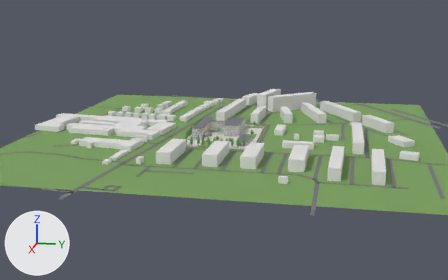
The Blender file tools/campus3d/blender/mk-179.blend as it was, and as the next commit left it.
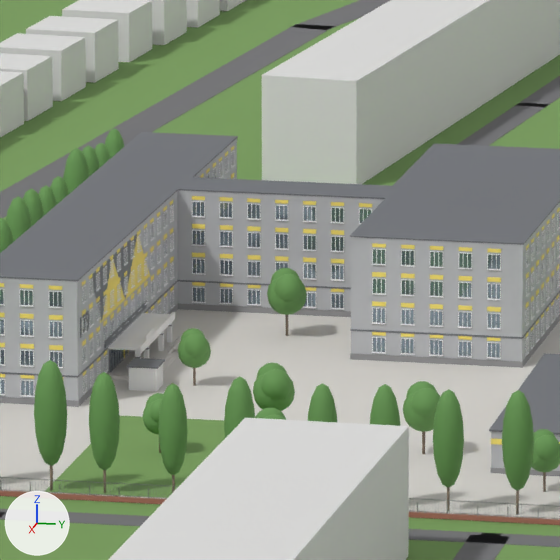
Each version is shown from a 50 mm lens placed at (781.5, 142.6, 186.1), pointed at (5.5, -12.6, -7.9), then close up on the part from 43% to 54% of the width and 38% to 55% of the height. The lights are fixed; the arrows at lower left show +X, +Y and +Z. The last two pictures show the newer version.

The first close-up shows 'Hovli_bruschatka', 'Kiosk', 'Kiosk_tom', 'Kochalar', 'Maktab_devor', 'Maktab_oynalar', 'Maktab_parapet', 'Maktab_parapet_qopqoq', 'Maktab_romlar', 'Maktab_sariq_panellar', 'Maysa.002', 'Qoshni_bino.002', 'Qoshni_bino.006', 'Yer' and 75 more.
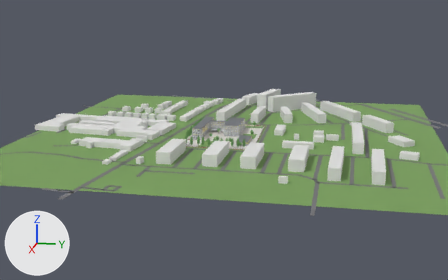
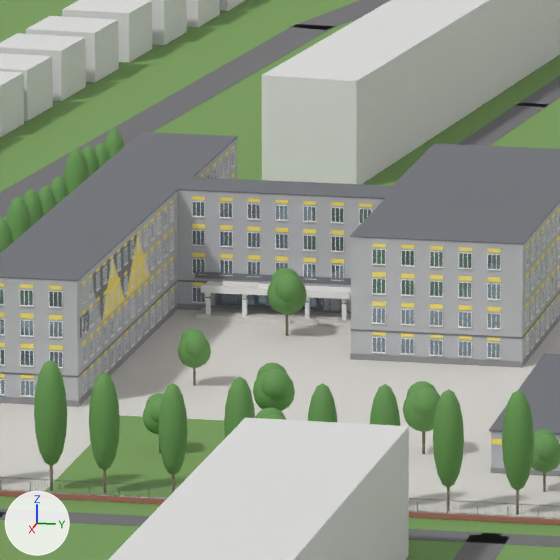
ob_kirish_asos is not drawn itself; it is the parent of ob_kirish_maydoncha, ob_zina, ob_zina_001, ob_zina_002, ob_pandus, ob_perilalar, ob_kirish_vitraj, ob_kirish_romlar.

Pixel boxes (x1, y1, x2, y2) of what changed, in the close-ups (560 x 560 px; the box of a moved part takes in the faces that stretch with it):
'Kirish_maydoncha', moved, turned: before (109, 339, 181, 380); after (196, 307, 351, 326)
'Soyabon', moved, turned: before (108, 313, 170, 351); after (205, 281, 351, 296)
'Soyabon_fassiya', moved, turned: before (139, 312, 175, 353); after (201, 285, 350, 299)
'Toq_lenta', moved, turned: before (104, 301, 147, 348); after (195, 271, 351, 285)
'Kirish_vitraj', moved, turned: before (110, 349, 130, 372); after (216, 293, 324, 310)
'Kiosk', deleted: before (129, 363, 163, 391)
'Ustunlar', moved, turned: before (135, 323, 172, 358); after (206, 293, 347, 320)
'Kiosk_tom', deleted: before (127, 358, 165, 369)
'Banner', moved, turned: before (146, 328, 154, 340); after (223, 281, 258, 288)
'Zina.001', moved, turned: before (163, 356, 173, 367); after (212, 318, 290, 323)
'Kirish_romlar', moved, turned: before (109, 349, 128, 370); after (215, 293, 341, 312)
'Zina.002', moved, turned (mostly hidden before): before (163, 357, 176, 372); after (211, 320, 292, 325)
'Zina', moved, turned: before (163, 354, 170, 360); after (213, 316, 292, 322)
'Perilalar', moved, turned: before (168, 336, 180, 348); after (290, 314, 343, 328)
'Pandus', moved, turned (mostly hidden before): before (173, 345, 179, 351); after (317, 322, 351, 327)
'Ustun_halqalar', moved, turned: before (135, 325, 172, 358); after (205, 297, 347, 304)
part 1 of me_maktab_romlar, moved or reshaped: before (117, 201, 344, 327); after (111, 201, 317, 361)
part 2 of me_maktab_oynalar, moved or reshaped: before (110, 318, 114, 335); after (111, 349, 114, 365)
part 3 of me_maktab_oynalar, moved or reshaped (not visible before): after (117, 343, 121, 359)
part 4 of me_maktab_oynalar, moved or reshaped: before (157, 202, 343, 308); after (150, 202, 316, 320)
part 5 of me_maktab_sariq_panellar, moved or reshaped: before (157, 196, 344, 298); after (150, 196, 316, 310)

Edits to the bpy script that builds the scene:
```text
Change me_maktab_romlar:
    where me_maktab_romlar.from_pydata(...)  # 23016 vertices, 17262 faces; spans x -35.8..42.0, y -46.4..8.7, z 0.9..12.6
    used by ob_maktab_romlar; parent = ob_mk179_asos; location = (0.0, 0.0, 0.0)
    me_maktab_romlar part 1: 2944 of 23016 vertices moved; they spanned x -5.5..23.8, y -35.0..-15.6, z 0.9..12.6 and now span x -5.5..27.0, y -35.0..-18.8, z 0.9..12.6; mean shift (2.4, -1.2, 0.1); largest move (-5.5, -33.1, 0.9) -> (1.4, -34.8, 10.8)
Change me_maktab_oynalar:
    where me_maktab_oynalar.from_pydata(...)  # 3288 vertices, 2466 faces; spans x -35.7..41.9, y -46.2..8.6, z 1.0..12.6
    used by ob_maktab_oynalar; parent = ob_mk179_asos; location = (0.0, 0.0, 0.0)
    me_maktab_oynalar part 2: the loose piece of 8 vertices spanning x 25.4..26.9, y -35.0, z 4.2..6.0 is moved by (0.0, 0.0, -3.3)
    me_maktab_oynalar part 3: the loose piece of 8 vertices spanning x 22.2..23.8, y -35.0, z 7.6..9.3 is moved by (0.0, 0.0, -6.6)
    me_maktab_oynalar part 4: 256 of 3288 vertices moved; they spanned x -5.5..4.6, y -34.9..-15.6, z 1.0..12.6 and now span x -5.5..7.8, y -34.9..-18.8, z 1.0..12.6; mean shift (1.8, -1.9, 0.6); largest move (-5.5, -33.1, 1.0) -> (1.4, -34.9, 10.9)
Change me_maktab_sariq_panellar:
    where me_maktab_sariq_panellar.from_pydata(...)  # 3288 vertices, 2466 faces; spans x -35.7..41.9, y -46.2..8.6, z 2.9..13.3
    used by ob_maktab_sariq_panellar; parent = ob_mk179_asos; location = (0.0, 0.0, 0.0)
    me_maktab_sariq_panellar part 5: 256 of 3288 vertices moved; they spanned x -5.5..4.6, y -34.9..-15.6, z 2.9..13.3 and now span x -5.5..7.8, y -34.9..-18.8, z 2.9..13.3; mean shift (1.8, -1.9, 0.6); largest move (-5.5, -33.1, 2.9) -> (1.4, -34.8, 12.8)
Change ob_kirish_asos:
    ob_kirish_asos.location: (40.0, -34.96, 0.0) -> (-5.45, -42.75, 0.0)
    ob_kirish_asos.rotation_euler: (0.0, 0.0, 3.142) -> (0.0, 0.0, 1.571)  # degrees (0, 0, 180) -> degrees (0, 0, 90)
Remove ob_kiosk:
    ob_kiosk = bpy.data.objects.new('Kiosk', me_kiosk)
    ob_kiosk.parent = ob_kirish_asos
    ob_kiosk.location = (0.0, 0.0, 0.0)
Remove ob_kiosk_tom:
    ob_kiosk_tom = bpy.data.objects.new('Kiosk_tom', me_kiosk_tom)
    ob_kiosk_tom.parent = ob_kirish_asos
    ob_kiosk_tom.location = (0.0, 0.0, 0.0)
```
